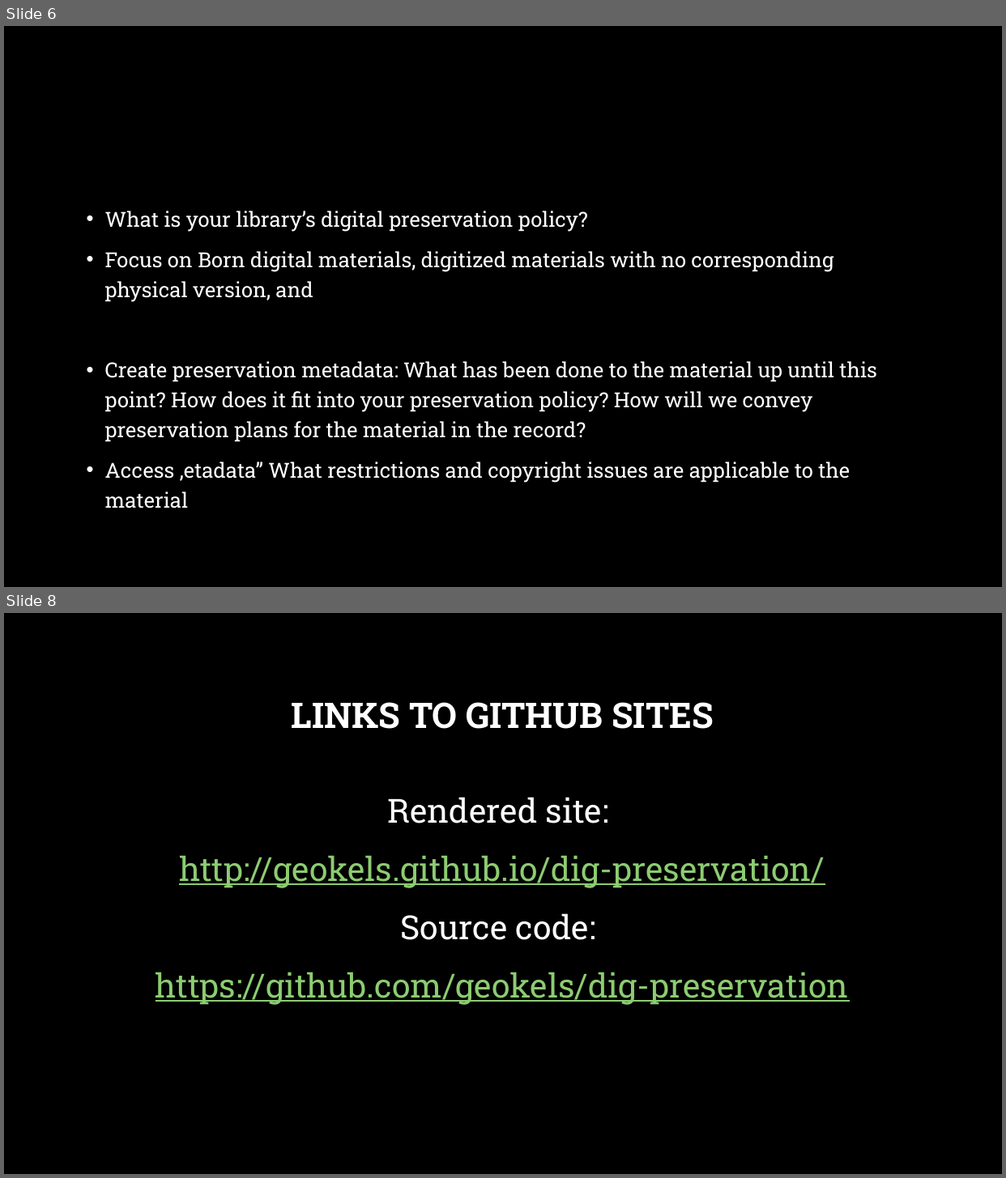
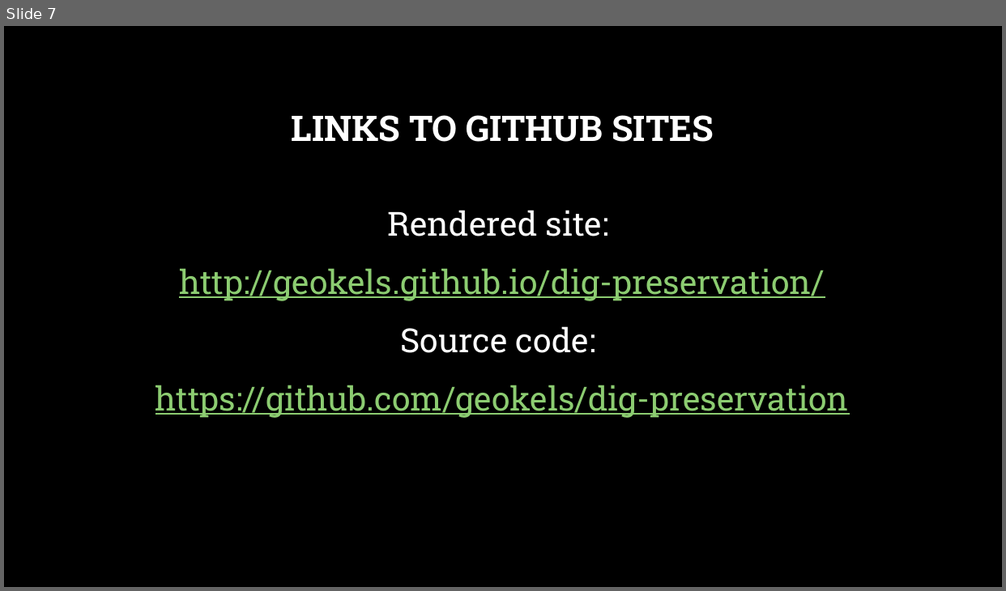
Before and after one commit to geokels/dig-preservation, a slide deck: fig/Cultivating a Culture of Digital Preservation.pptx. Shown one above the other, each under a label of ours: slides 6 and 8 before the commit, slide 7 after it; the slides between them are not shown. The pictures are 1006x1178 and 1006x591 pixels, drawn with LibreOffice and Linux fonts; fonts in the diff are those of the drawing; background and template pictures are left out. Boxes give left, top, right and bottom in pixels: in the first picture for what was removed or moved away, otherwise in the second. Text is boxed around its words. In the diff, an @@ line names an element or a change of style, - is before the commit and + after.

```diff
--- a/fig/Cultivating a Culture of Digital Preservation.pptx
+++ b/fig/Cultivating a Culture of Digital Preservation.pptx
@@ slide 6 removed at (4, 26, 1002, 587), background picture (left out) @@
@@ text removed at (105, 211, 877, 509) @@
-• What is your library’s digital preservation policy?
-• Focus on Born digital materials, digitized materials with no corresponding physical version, and
-• Create preservation metadata: What has been done to the material up until this point? How does it fit into your preservation policy? How will we convey preservation plans for the material in the record?
-• Access ,etadata” What restrictions and copyright issues are applicable to the material
@@ what was slide 8 is now slide 7 @@
```
Also in this commit, not shown: 1 slide changed, 1 slide added, 2 other slides removed, 8 other files.
